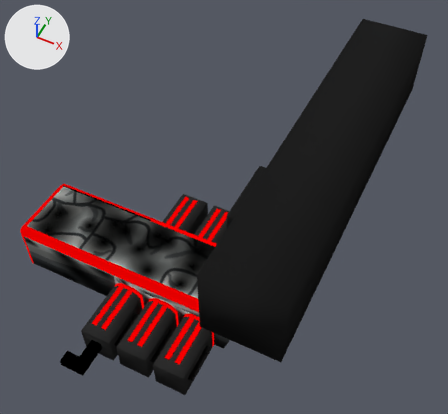
What one commit did to the Blender file 3D_Models/3D Models/1_StartingArea/1_StartingArea.blend.
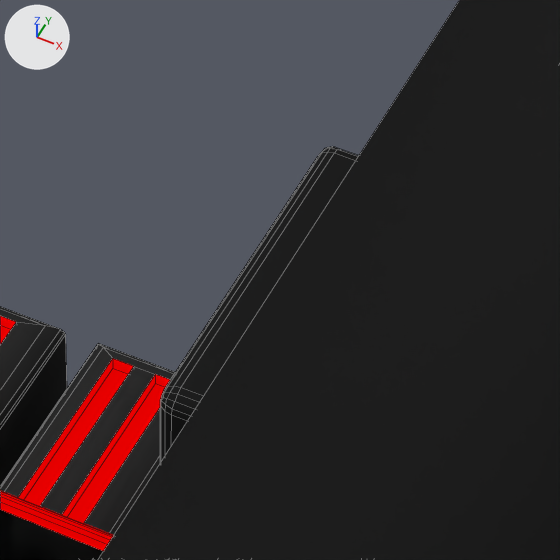
The first picture shows the older version from a camera (50 mm lens) standing at (31.5, -27.9, 69.4) and looking at (8.7, 17.9, 12.2). The close-ups show both versions on the part from 43% to 68% of the width and 33% to 60% of the height of that picture; other places that the commit changed are outside them. Every picture has the same lights, and +X, +Y and +Z are marked at upper left. The close-ups show mesh edges as thin lines.

Names of what the first close-up shows: 'StartingArea'.
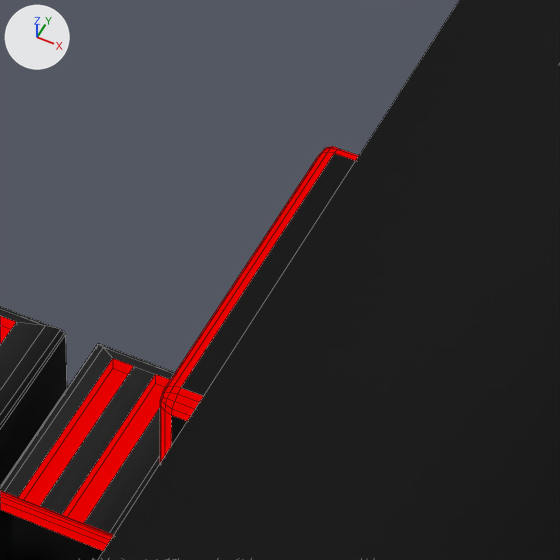
Where the newer file only moved an object's origin or applied its transform, the numbers keep the older frame.

Changed parts and their boxes (x1, y1, x2, y2) in the close-ups (560 x 560 px):
```json
{"part": 1, "of": "me_plane_001", "change": "recoloured", "before": [160, 146, 359, 463], "after": [160, 146, 359, 463], "on screen": "black to red"}
```

Edits to the scene script, one JSON object a line:
```json
{"block": "me_plane_001", "where": "me_plane_001.from_pydata(...)  # 739 vertices, 617 faces; spans x -16.0..24.4, y -5.0..40.5, z -0.1..28.0"}
{"block": "me_plane_001", "where": "# used by ob_startingarea; location = (0.0, 0.0, 0.0)"}
{"block": "me_plane_001", "change": "me_plane_001 part 1: 80 faces spanning x 14.0..16.0, y 7.5..15.5, z 7.0..24.0 switch from mat_storagebayfloors (picture img_1_startingarea_storageroomsfloor_render_png) to mat_storagehallwayceilingsides (red #e70000)"}
```
